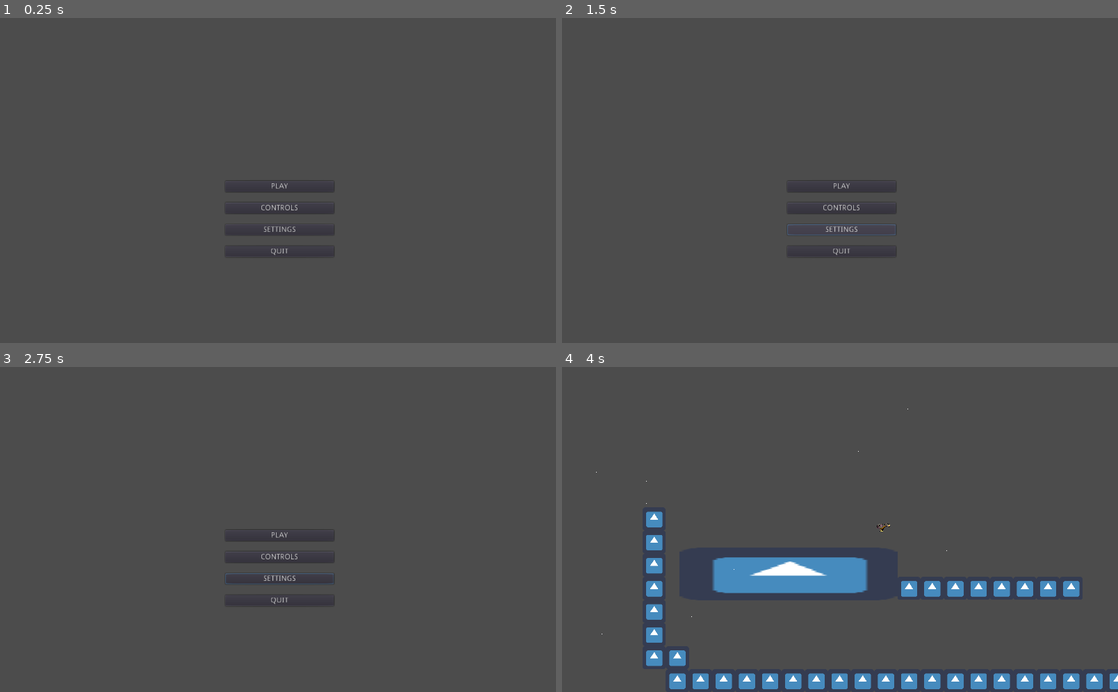
Above: before the commit, frames 1-4 (two rows, left to right).
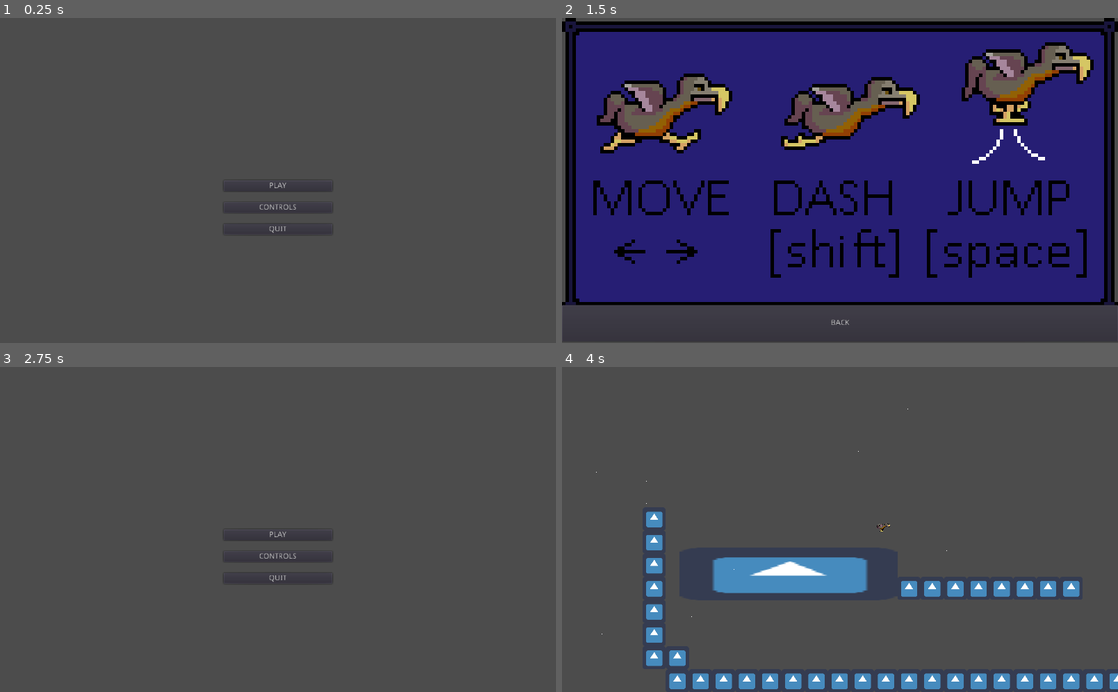
Above: after the commit, the same moments.

Repository: Struckdown/GDQ2021
Game: Godot game, scene res://MainMenu.tscn
Same seed, same stepped clock (60 frames per second), same inputs: the game is played once before the commit and once after it. The engine's default icon, where the game draws it, is replaced by a stand-in: a white triangle on a blue panel in a dark square.
Inputs (mouse positions are in pixels of both pictures, inside the frame that each line leads up to):
- Up to frame 1 (0.25 s): no input
- Up to frame 2 (1.5 s): click "CONTROLS" at 0.5 s; click (840, 229) at 1.25 s, where only the run before the commit has a clickable "SETTINGS"
- Up to frame 3 (2.75 s): click (278, 672) at 2 s, where only the run after the commit has a clickable "BACK"
- Up to frame 4 (4 s): click "PLAY" at 2.75 s; hold D (right) from 3.53 s (still down); tap Shift (dash) at 3.6 s; tap Space (jump) at 3.77 s

The runs differ from the first frame. In frame 1, 0.3% of the frame differs, in the area x 40-61%, y 50-74%; in frame 2, 87%, in the area x 0-100%, y 0-100%; in frame 3, 0.4%; in frame 4, nothing differs.

Commit message:
Added control menu

Diff:
--- a/MainMenu.gd
+++ b/MainMenu.gd
@@ -8,19 +8,24 @@
 
 # Called when the node enters the scene tree for the first time.
 func _ready():
-	pass # Replace with function body.
+	$ControlRect.hide()
 
 
 # Called every frame. 'delta' is the elapsed time since the previous frame.
 #func _process(delta):
 #	pass
-
+func _input(event):
+	if event.is_action_pressed("ui_cancel"):
+		$ControlRect.hide()
 
 func _on_PlayButton_pressed():
 	get_tree().change_scene("res://MainLevel.tscn")
-	pass # Replace with function body.
-
 
 func _on_QuitButton_pressed():
 	get_tree().quit()
-	pass # Replace with function body.
+
+func _on_ControlsButton_pressed():
+	$ControlRect.show()
+
+func _on_BackButton_pressed():
+	$ControlRect.hide()
--- a/MainMenu.tscn
+++ b/MainMenu.tscn
@@ -1,18 +1,17 @@
-[gd_scene load_steps=2 format=2]
+[gd_scene load_steps=3 format=2]
 
 [ext_resource path="res://MainMenu.gd" type="Script" id=1]
+[ext_resource path="res://Artwork/Controls.png" type="Texture" id=2]
 
 [node name="MainMenu" type="Control"]
-margin_left = 5.0
-margin_top = -1.0
 margin_right = 1024.0
-margin_bottom = 603.0
+margin_bottom = 600.0
 script = ExtResource( 1 )
 __meta__ = {
 "_edit_use_anchors_": false
 }
 
-[node name="VBoxContainer" type="VBoxContainer" parent="."]
+[node name="MenuButtons" type="VBoxContainer" parent="."]
 anchor_left = 0.5
 anchor_top = 0.5
 anchor_right = 0.5
@@ -24,28 +23,45 @@
 "_edit_use_anchors_": false
 }
 
-[node name="PlayButton" type="Button" parent="VBoxContainer"]
+[node name="PlayButton" type="Button" parent="MenuButtons"]
 margin_right = 200.0
 margin_bottom = 20.0
 text = "PLAY"
 
-[node name="ControlsButton" type="Button" parent="VBoxContainer"]
+[node name="ControlsButton" type="Button" parent="MenuButtons"]
 margin_top = 40.0
 margin_right = 200.0
 margin_bottom = 60.0
 text = "CONTROLS"
 
-[node name="SettingsButton" type="Button" parent="VBoxContainer"]
+[node name="QuitButton" type="Button" parent="MenuButtons"]
 margin_top = 80.0
 margin_right = 200.0
 margin_bottom = 100.0
-text = "SETTINGS"
-
-[node name="QuitButton" type="Button" parent="VBoxContainer"]
-margin_top = 120.0
-margin_right = 200.0
-margin_bottom = 140.0
 text = "QUIT"
 
-[connection signal="pressed" from="VBoxContainer/PlayButton" to="." method="_on_PlayButton_pressed"]
-[connection signal="pressed" from="VBoxContainer/QuitButton" to="." method="_on_QuitButton_pressed"]
+[node name="ControlRect" type="TextureRect" parent="."]
+margin_right = 1024.0
+margin_bottom = 550.0
+texture = ExtResource( 2 )
+expand = true
+stretch_mode = 6
+__meta__ = {
+"_edit_use_anchors_": false
+}
+
+[node name="BackButton" type="Button" parent="ControlRect"]
+anchor_top = 1.0
+anchor_right = 1.0
+anchor_bottom = 1.0
+margin_top = -20.0
+margin_bottom = 47.0
+text = "BACK"
+__meta__ = {
+"_edit_use_anchors_": false
+}
+
+[connection signal="pressed" from="MenuButtons/PlayButton" to="." method="_on_PlayButton_pressed"]
+[connection signal="pressed" from="MenuButtons/ControlsButton" to="." method="_on_ControlsButton_pressed"]
+[connection signal="pressed" from="MenuButtons/QuitButton" to="." method="_on_QuitButton_pressed"]
+[connection signal="pressed" from="ControlRect/BackButton" to="." method="_on_BackButton_pressed"]
Binary file added: Artwork/Controls.png
Not shown, added: Artwork/Controls.png.import
